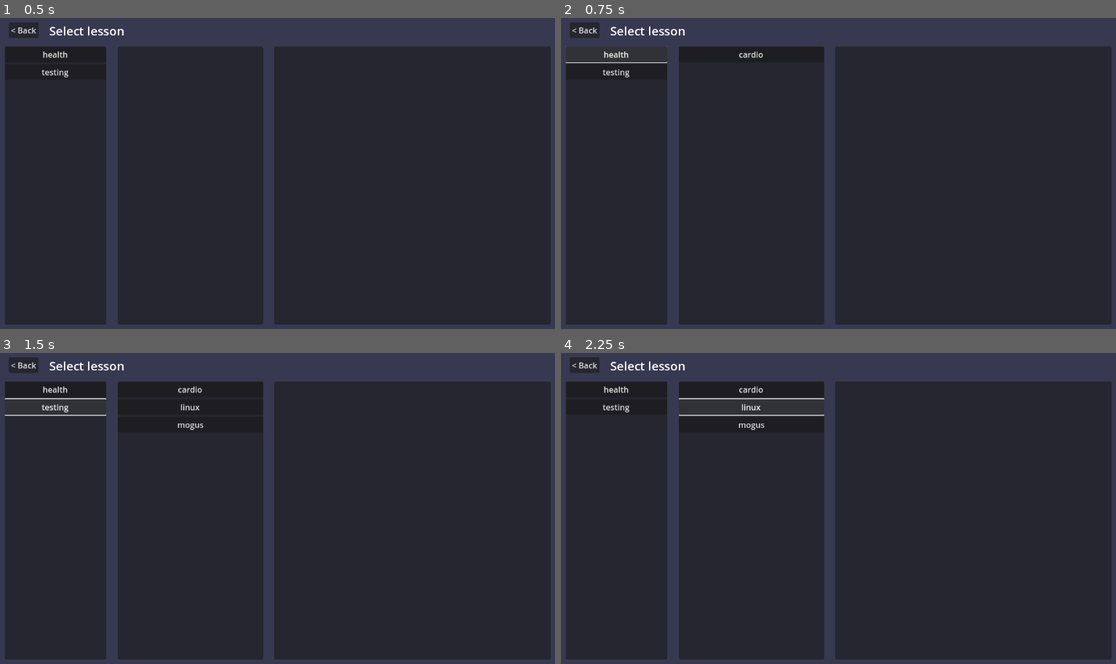
Above: before the commit, frames 1-4 (two rows, left to right).
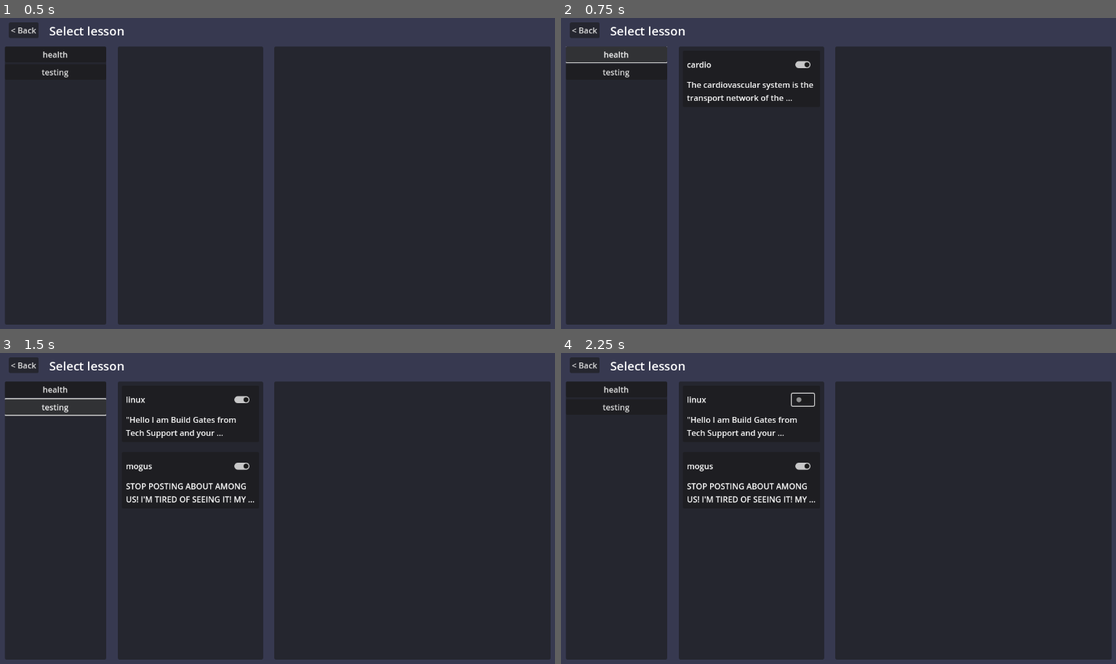
Above: after the commit, the same moments.

Repository: squidink7/SuperAF
Game: Godot game, scene res://scenes/ui/teacher_page.tscn
Two runs of this game, one before a commit and one after it. Both use one fixed random seed, a clock stepped at 60 frames per second and the inputs below. This scene is started directly instead of the project's main scene.
Inputs (mouse positions are in pixels of both pictures, inside the frame that each line leads up to):
- Up to frame 1 (0.5 s): no input
- Up to frame 2 (0.75 s): click "health" at 0.5 s
- Up to frame 3 (1.5 s): click "testing" at 1.25 s
- Up to frame 4 (2.25 s): click (805, 399) at 2.02 s

Frame 1 is identical in both runs. In frame 2, 0.5% of the frame differs, in the area x 22-46%, y 10-28%; in frame 3, 1.2%; in frame 4, 1.4%, in the area x 21-48%, y 10-49%.

Commit message:
Implement teacher page lesson list

Diff:
--- a/scenes/ui/student_page.gd
+++ b/scenes/ui/student_page.gd
@@ -12,6 +12,11 @@
 func show_lessons(topic: String):
 	var lessons = Data.get_lessons(topic)
 
+	# Clear lessons
+	for child in $Lessons.get_children():
+		%Lessons.remove_child(child)
+		child.queue_free()
+
 	for lesson in lessons:
 		var b = Button.new()
 		b.text = lesson
--- a/scenes/ui/teacher_lesson_description.gd
+++ /dev/null
@@ -1,7 +0,0 @@
-extends Panel
-
-
-func set_data(title,description,isactive):
-    %Title.text = title
-    %description.text = description
-    %IsActive.button_pressed =  isactive
--- a/scenes/ui/teacher_lesson_description.tscn
+++ /dev/null
@@ -1,30 +0,0 @@
-[gd_scene load_steps=2 format=3 uid="uid://df2kqtpump4ga"]
-
-[ext_resource type="Script" uid="uid://bw0ybg1avrllc" path="res://scenes/ui/teacher_lesson_description.gd" id="1_8vems"]
-
-[node name="LessonsPanel" type="Panel"]
-offset_left = 45.0
-offset_top = 61.0
-offset_right = 304.0
-offset_bottom = 224.0
-script = ExtResource("1_8vems")
-
-[node name="Title" type="Label" parent="."]
-unique_name_in_owner = true
-layout_mode = 0
-offset_right = 179.0
-offset_bottom = 67.0
-
-[node name="LessonsDescription" type="VBoxContainer" parent="."]
-unique_name_in_owner = true
-layout_mode = 0
-offset_top = 67.0
-offset_right = 259.0
-offset_bottom = 163.0
-
-[node name="IsActive" type="CheckButton" parent="."]
-layout_mode = 0
-offset_left = 195.0
-offset_top = 11.0
-offset_right = 239.0
-offset_bottom = 35.0
--- /dev/null
+++ b/scenes/ui/teacher_lesson_item.gd
@@ -0,0 +1,7 @@
+extends Control
+
+
+func set_data(title,description,isactive):
+	%Title.text = title
+	%Description.text = description
+	%IsActive.button_pressed =  isactive
--- /dev/null
+++ b/scenes/ui/teacher_lesson_item.tscn
@@ -0,0 +1,64 @@
+[gd_scene load_steps=2 format=3 uid="uid://df2kqtpump4ga"]
+
+[ext_resource type="Script" uid="uid://bw0ybg1avrllc" path="res://scenes/ui/teacher_lesson_item.gd" id="1_uq666"]
+
+[node name="TeacherLessonItem" type="Control"]
+custom_minimum_size = Vector2(256, 128)
+layout_mode = 3
+anchor_right = 0.222
+anchor_bottom = 0.198
+offset_right = 0.255981
+offset_bottom = -0.304016
+script = ExtResource("1_uq666")
+
+[node name="Panel" type="Panel" parent="."]
+layout_mode = 1
+anchors_preset = 15
+anchor_right = 1.0
+anchor_bottom = 1.0
+offset_left = 8.0
+offset_top = 8.0
+offset_right = -8.0
+offset_bottom = -8.0
+grow_horizontal = 2
+grow_vertical = 2
+
+[node name="Title" type="Label" parent="Panel"]
+unique_name_in_owner = true
+layout_mode = 1
+anchors_preset = -1
+anchor_right = 1.0
+offset_left = 8.0
+offset_top = 8.0
+offset_right = -72.0
+offset_bottom = 48.0
+vertical_alignment = 1
+
+[node name="Description" type="Label" parent="Panel"]
+unique_name_in_owner = true
+custom_minimum_size = Vector2(240, 56)
+layout_mode = 1
+anchors_preset = 15
+anchor_right = 1.0
+anchor_bottom = 1.0
+offset_left = 8.0
+offset_top = 64.0
+offset_right = -8.0
+offset_bottom = -8.0
+grow_horizontal = 2
+grow_vertical = 2
+autowrap_mode = 2
+clip_text = true
+text_overrun_behavior = 4
+
+[node name="IsActive" type="CheckButton" parent="Panel"]
+unique_name_in_owner = true
+layout_mode = 1
+anchors_preset = 1
+anchor_left = 1.0
+anchor_right = 1.0
+offset_left = -56.0
+offset_top = 16.0
+offset_right = -12.0
+offset_bottom = 40.0
+grow_horizontal = 0
--- a/scenes/ui/teacher_page.gd
+++ b/scenes/ui/teacher_page.gd
@@ -1,5 +1,6 @@
 extends Control
 
+var lesson_item = load('res://scenes/ui/teacher_lesson_item.tscn')
 
 func _ready():
 	var topics = Data.get_topics()
@@ -11,10 +12,15 @@
 		%Topics.add_child(b)
 
 func show_lessons(topic: String):
+	# Clear lessons
+	for child in %Lessons.get_children():
+		%Lessons.remove_child(child)
+		child.queue_free()
+
 	var lessons = Data.get_lessons(topic)
 
 	for lesson in lessons:
-		var b = Button.new()
-		b.text = lesson
-#		b.pressed.connect(show_lesson.bind(topic, lesson))
-		%Lessons.add_child(b)
+		var lesson_text = Data.get_lesson(topic, lesson)
+		var li = lesson_item.instantiate()
+		li.set_data(lesson, lesson_text, true)
+		%Lessons.add_child(li)
Renamed: scenes/ui/teacher_lesson_description.gd.uid -> scenes/ui/teacher_lesson_item.gd.uid
